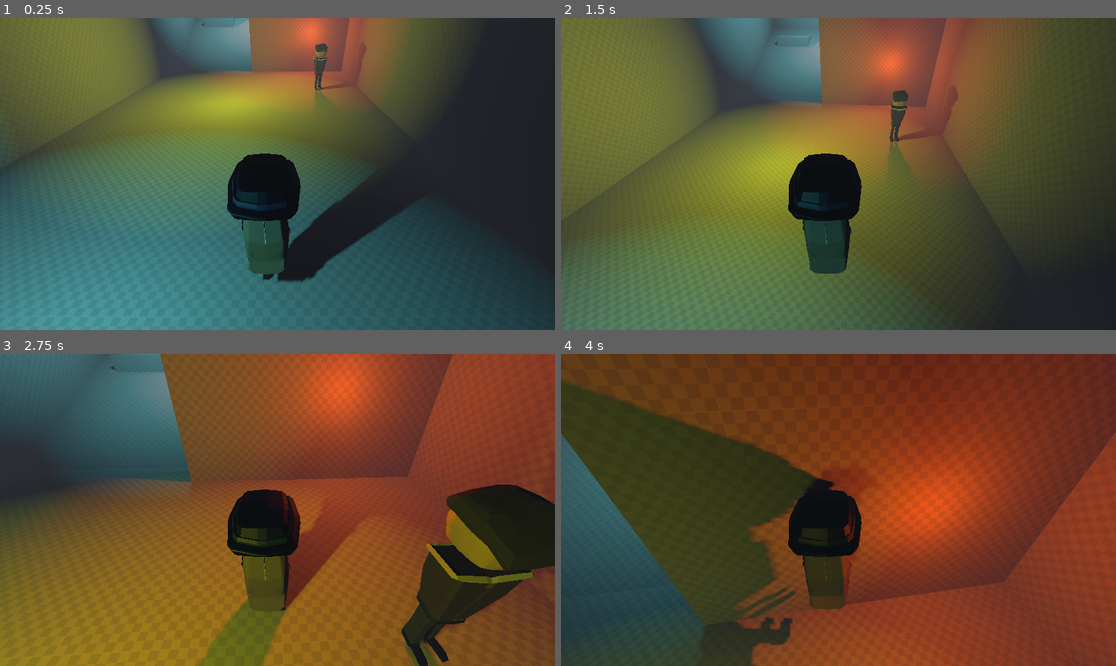
Above: before the commit, frames 1-4 (two rows, left to right).
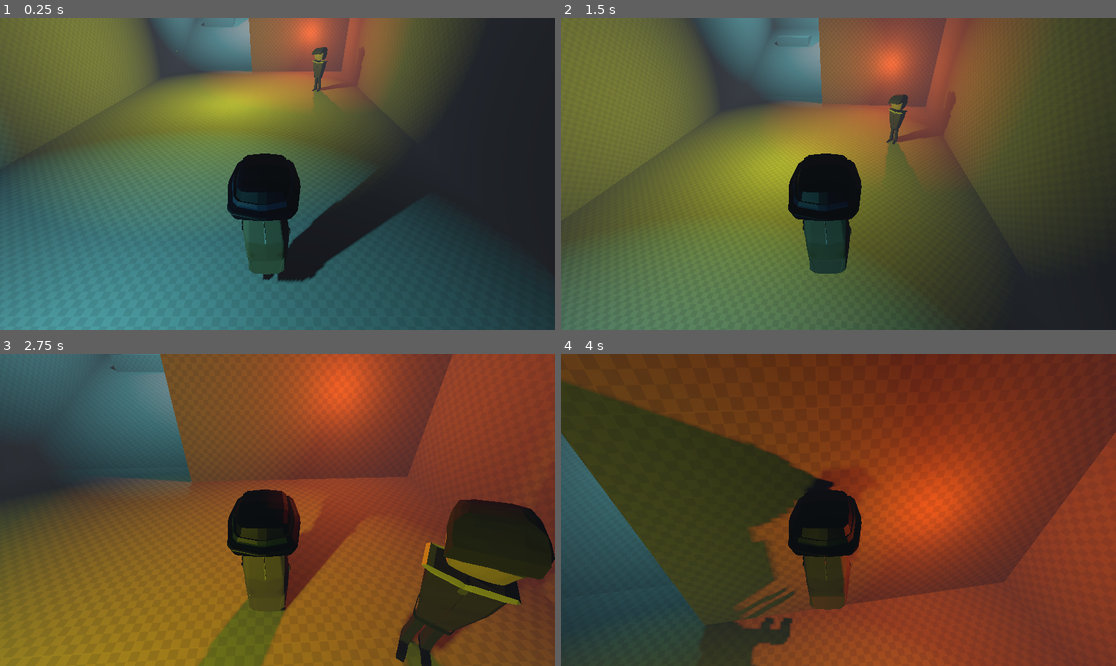
Above: after the commit, the same moments.

Repository: InTheBox-YT/GAME_JAM
Game: Godot game, scene res://scenes/world.tscn
Same seed, same stepped clock (60 frames per second), same inputs: the game is played once before the commit and once after it.
Inputs (mouse positions are in pixels of both pictures, inside the frame that each line leads up to):
- Up to frame 1 (0.25 s): no input
- Up to frame 2 (1.5 s): move the mouse to (866, 174) at 0.52 s; hold Shift (Run) 0.53-1.28 s; hold W (Up) from 0.53 s (still down); tap Space (Jump) at 0.77 s; move the mouse to (810, 174) at 1.27 s; tap C (Zoom) at 1.35 s
- Up to frame 3 (2.75 s): keep holding W (Up); tap Space (Jump) at 1.52 s; move the mouse to (288, 503) at 2.02 s; hold Shift (Run) from 2.03 s (still down)
- Up to frame 4 (4 s): keep holding W (Up); move the mouse to (832, 516) at 2.77 s; release Shift (Run) at 2.78 s; tap C (Zoom) at 2.85 s; tap Space (Jump) at 3.02, 3.77 s; move the mouse to (877, 513) at 3.52 s; hold Shift (Run) from 3.53 s (still down)

The runs differ from the first frame. In frame 1, 0.2% of the frame differs, in the area x 56-66%, y 8-28%; in frame 2, 0.2%; in frame 3, 4.3%, in the area x 71-100%, y 41-100%; in frame 4, nothing differs.

Commit message:
dfgdfgdfg

Diff:
--- /dev/null
+++ b/Scripts/DialogManager.gd
@@ -0,0 +1,51 @@
+extends Node
+
+
+@onready var text_box_scene = preload("res://scenes/TextBox.tscn")
+
+
+var dialog_lines: Array[String] = []
+var current_line_index = 0
+
+var text_box
+var text_box_position:Vector2
+
+var is_dialog_active = false
+var can_advance_line = false
+
+func start_dialog(position: Vector2, lines: Array[String]):
+	if is_dialog_active:
+		return
+
+	dialog_lines = lines
+	text_box_position = position
+	_show_text_box()
+
+	is_dialog_active = true
+
+func _show_text_box():
+	text_box = text_box_scene.instantiate()
+	text_box.finished_displaying.connect(_on_text_box_finished_displaying)
+	get_tree().root.add_child(text_box)
+	text_box.global_position = text_box_position
+	text_box.display_text(dialog_lines[current_line_index])
+
+func _on_text_box_finished_displaying():
+	can_advance_line = true
+
+
+func _unhandheld_input(event):
+	if (
+		event.is_action_pressed("advance_dialog") &&
+		is_dialog_active &&
+		can_advance_line
+	):
+		text_box.queue_free()
+
+		current_line_index += 1
+		if current_line_index >= dialog_lines.size():
+			is_dialog_active = false
+			current_line_index = 0
+			return
+
+		_show_text_box()
--- a/project.godot
+++ b/project.godot
@@ -14,6 +14,10 @@
 run/main_scene="res://scenes/world.tscn"
 config/features=PackedStringArray("4.3", "Forward Plus")
 config/icon="res://icon.svg"
+
+[autoload]
+
+DialogManager="*res://Scripts/DialogManager.gd"
 
 [filesystem]
 
--- a/scenes/Map.tscn
+++ b/scenes/Map.tscn
@@ -16,10 +16,10 @@
 [node name="Map" type="Node3D"]
 
 [node name="CSGBox3D5" type="CSGBox3D" parent="."]
-transform = Transform3D(-1, 0, -8.74228e-08, 0, 1, 0, 8.74228e-08, 0, -1, -9.34731, 3.33326, 23.8541)
+transform = Transform3D(-1, 0, -8.74228e-08, 0, 1, 0, 8.74228e-08, 0, -1, -1.26504, 6.741, 23.8541)
 material_override = ExtResource("1_hnknw")
 use_collision = true
-size = Vector3(29.7363, 6.58815, 0.583008)
+size = Vector3(13.5718, 13.4036, 0.583008)
 
 [node name="Lighs" type="Node" parent="."]
 
@@ -174,4 +174,4 @@
 material = ExtResource("2_f7cnu")
 
 [node name="NPC" parent="." instance=ExtResource("5_hu4v8")]
-transform = Transform3D(1, 0, 0, 0, 1, 0, 0, 0, 1, 2.44489, 1.19445, 7.12769)
+transform = Transform3D(0.790187, 0, -0.612866, 0, 1, 0, 0.612866, 0, 0.790187, 2.44489, 1.04722, 7.12769)
--- /dev/null
+++ b/scenes/TextBox.tscn
@@ -0,0 +1,47 @@
+[gd_scene load_steps=4 format=3 uid="uid://bprks213f2iha"]
+
+[ext_resource type="Script" path="res://text_box.gd" id="1_vinjo"]
+[ext_resource type="Texture2D" uid="uid://cyu5gt1belpaq" path="res://Speechb uble.png" id="2_lq6xc"]
+
+[sub_resource type="FontFile" id="FontFile_mgqit"]
+cache/0/16/0/ascent = 0.0
+cache/0/16/0/descent = 0.0
+cache/0/16/0/underline_position = 0.0
+cache/0/16/0/underline_thickness = 0.0
+cache/0/16/0/scale = 1.0
+
+[node name="Control" type="Control"]
+layout_mode = 3
+anchors_preset = 15
+anchor_right = 1.0
+anchor_bottom = 1.0
+grow_horizontal = 2
+grow_vertical = 2
+
+[node name="TextBox" type="MarginContainer" parent="."]
+offset_right = 40.0
+offset_bottom = 40.0
+script = ExtResource("1_vinjo")
+
+[node name="NinePatchRect" type="NinePatchRect" parent="TextBox"]
+layout_mode = 2
+texture = ExtResource("2_lq6xc")
+region_rect = Rect2(176, 64, 208, 208)
+
+[node name="MarginContainer" type="MarginContainer" parent="TextBox"]
+layout_mode = 2
+theme_override_constants/margin_left = 8
+theme_override_constants/margin_top = 8
+theme_override_constants/margin_right = 8
+theme_override_constants/margin_bottom = 8
+
+[node name="Label" type="Label" parent="TextBox/MarginContainer"]
+layout_mode = 2
+theme_override_colors/font_color = Color(0, 0, 0, 1)
+theme_override_fonts/font = SubResource("FontFile_mgqit")
+vertical_alignment = 1
+
+[node name="LetterDisplayTimer" type="Timer" parent="TextBox"]
+one_shot = true
+
+[connection signal="timeout" from="TextBox/LetterDisplayTimer" to="TextBox" method="_on_letter_display_timer_timeout"]
--- /dev/null
+++ b/text_box.gd
@@ -0,0 +1,53 @@
+extends MarginContainer
+
+@onready var label = $MarginContainer/Label
+@onready var timer = $Timer
+
+const MAX_WIDTH = 256
+
+var text = ""
+var letter_index = 0
+
+var letter_time = 0.03
+var space_time = 0.06
+var punctuation_time = 0.3
+
+signal finished_displaying()
+
+func display_text(text_to_display: String):
+	text = text_to_display
+	label.text = text_to_display
+
+	await resized
+	custom_minimum_size.x = min(size.x, MAX_WIDTH)
+
+	if size.x > MAX_WIDTH:
+		label.autowrap_mode = TextServer.AUTOWRAP_WORD
+		await resized
+		await resized
+		custom_minimum_size.y = size.y
+
+	global_position.x -= size.x / 2
+	global_position.y -= size.y + 24
+
+	label.text = ""
+	_display_letter()
+
+func _display_letter():
+	label.text += text[letter_index]
+
+	letter_index += 1
+	if letter_index >= text.length():
+		finished_displaying.emit()
+		return
+
+	match text[letter_index]:
+		"!", ".", ",", "?":
+			timer.start(punctuation_time)
+		" ":
+			timer.start(space_time)  # I assume you meant to use space_time here.
+		_:
+			timer.start(letter_time)
+
+func _on_letter_display_timer_timeout() -> void:
+	pass # Replace with function body.
Binary file added: Speechb uble.png
Not shown, added: Speechb uble.png.import
